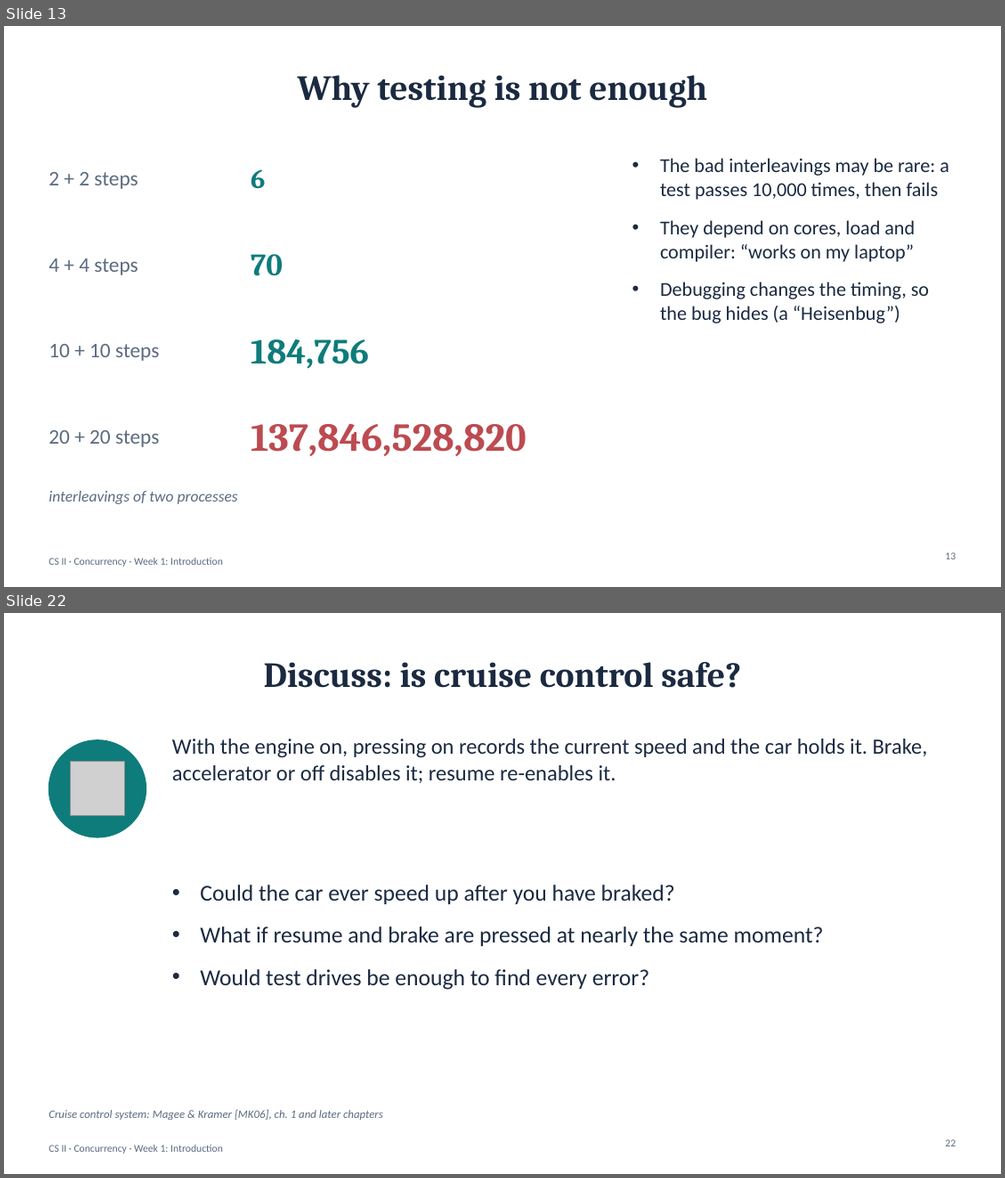
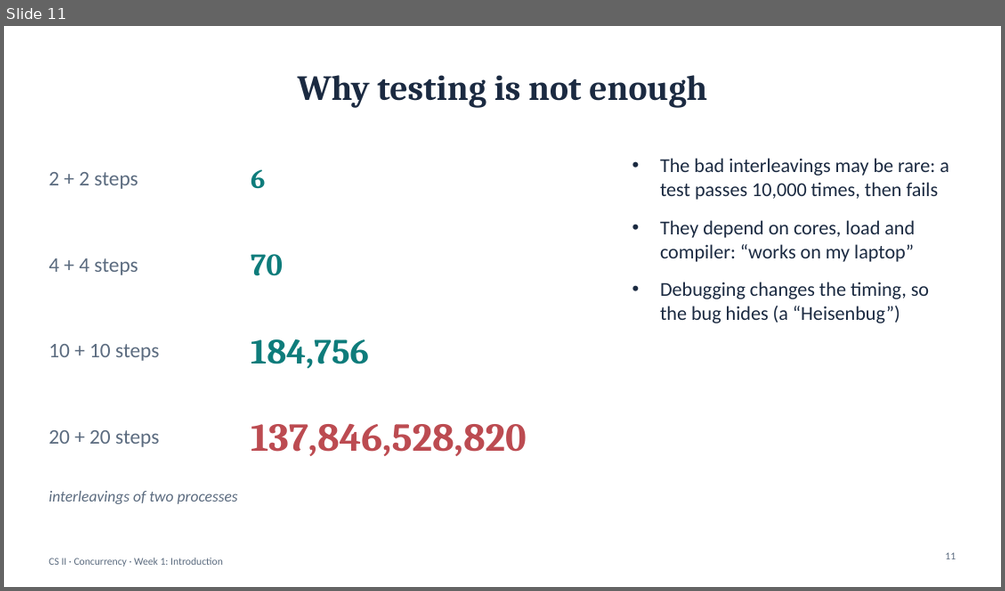
Before and after one commit to Beb200/okbu-progarming-nootbook, a slide deck: concurrency/course/week1-introduction/week1-slides.pptx. Shown one above the other, each under a label of ours: slides 13 and 22 before the commit, slide 11 after it; the slides between them are not shown. The pictures are 1005x1178 and 1005x591 pixels, drawn with LibreOffice and Linux fonts; fonts in the diff are those of the drawing; grey boxes stand for pictures. Boxes give left, top, right and bottom in pixels: in the first picture for what was removed or moved away, otherwise in the second. Text is boxed around its words. In the diff, an @@ line names an element or a change of style, - is before the commit and + after.

```diff
--- a/concurrency/course/week1-introduction/week1-slides.pptx
+++ b/concurrency/course/week1-introduction/week1-slides.pptx
@@ slide 22 removed at bbox=[4, 613, 1001, 1174], background #FFFFFF; not listed: 1 template element that a slide beside it also shows @@
@@ title removed at bbox=[264, 662, 741, 688] @@
-Discuss: is cruise control safe?
@@ ellipse removed at bbox=[48, 740, 146, 837] @@
@@ text removed at bbox=[172, 738, 928, 783] @@
-With the engine on, pressing on records the current speed and the car holds it. Brake, accelerator or off disables it; resume re-enables it.
@@ picture removed at bbox=[71, 762, 125, 817] @@
@@ text removed at bbox=[200, 884, 824, 989] @@
-• Could the car ever speed up after you have braked?
-• What if resume and brake are pressed at nearly the same moment?
-• Would test drives be enough to find every error?
@@ text removed at bbox=[48, 1109, 383, 1119] @@
-Cruise control system: Magee & Kramer [MK06], ch. 1 and later chapters
@@ page number removed at bbox=[945, 1139, 955, 1146] @@
-22
@@ what was slide 13 is now slide 11 @@
@@ page number at bbox=[945, 552, 955, 559]: text changed @@
-13
+11
```
Also in this commit, not shown: 4 slides changed, 2 slides added, 11 other slides removed, 32 other files.
